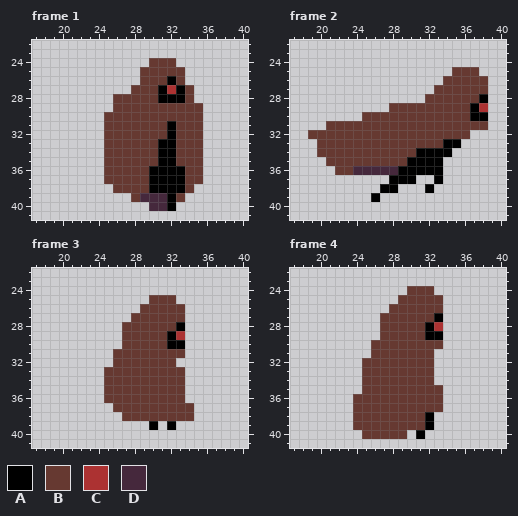
Edited in one commit: pixel-art file (Assets/Art/Vagabond/vagabond-air-dash.aseprite). The first picture shows the starting point.
64x64 pixels, 4 frames. Shown: frame 1: x 17..40, y 22..41; frame 2: x 17..40, y 22..41; frame 3: x 17..40, y 22..41; frame 4: x 17..40, y 22..41.
Palette (. is transparent): A #000000  B #663931  C #ac3232  D #45283c
The result:
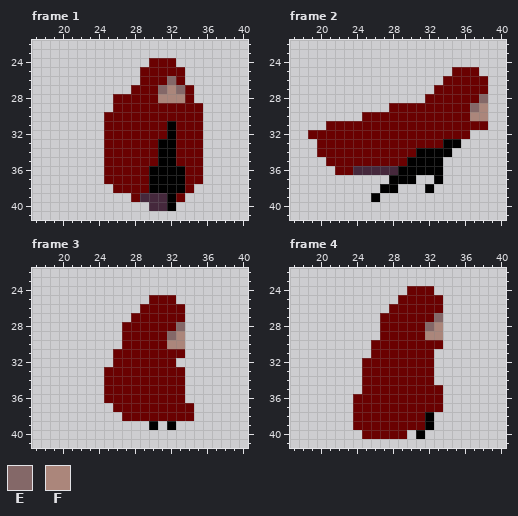
Colours new in this view: E #846868  F #ab867b
Change:
layer "face" added
@@ palette @@
-B #663931
+B #6a0101
--- frame 1, layer "face"
@@ x 29..35 @@
 25 BBBBB..
-26 BBBAB..
-27 BBACAB.
-28 BBAAAB.
+26 BBBEB..
+27 BBEFEB.
+28 BBFFFB.
 29 BBBBBBB
--- frame 2, layer "face"
@@ x 35..40 @@
 27 BBBB..
-28 BBBA..
-29 BBAC..
-30 BBAA..
+28 BBBE..
+29 BBEF..
+30 BBFF..
 31 BBBB..
--- frame 3, layer "face"
@@ x 30..35 @@
 27 BBBB..
-28 BBBA..
-29 BBAC..
-30 BBAA..
+28 BBBE..
+29 BBEF..
+30 BBFF..
 31 BBBB..
--- frame 4, layer "face"
@@ x 30..35 @@
 26 BBBB..
-27 BBBA..
-28 BBAC..
-29 BBAA..
+27 BBBE..
+28 BBEF..
+29 BBFF..
 30 BBBB..
Boxes around the changes in both pictures, in picture pixels (x1, y1, x2, y2):
changed: (104, 58, 203, 202)
changed: (308, 67, 488, 175)
changed: (104, 295, 194, 421)
changed: (353, 286, 443, 439)
